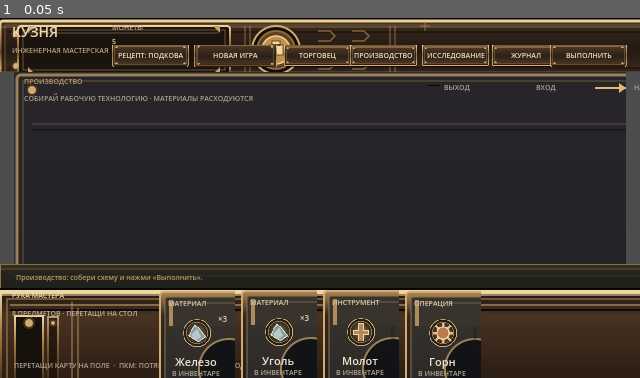
Above: before the commit, frame 1.
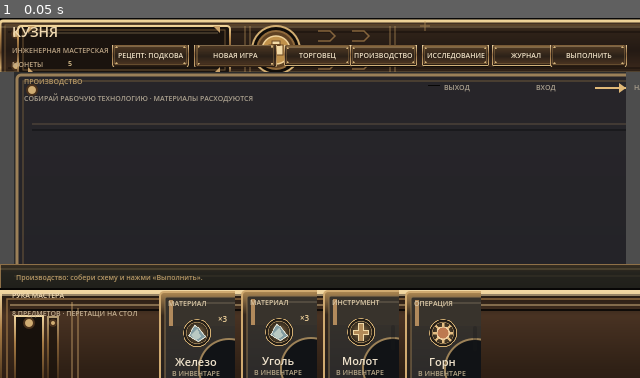
Above: after the commit, the same moment.

Repository: Blyaprint/new-1-bit-kuznya
Game: Godot game, scene res://scenes/board_prototype.tscn
The game is run twice, just before and just after one commit, with the same random seed, the same clock (stepped at 60 frames per second) and the same inputs.
Inputs:
- Up to frame 1 (0.05 s): no input

The runs differ from the first frame. In frame 1, 0.3% of the frame differs, in the area x 1-38%, y 1-98%.

Commit message:
Polish compact 640x360 HUD layout

Diff:
--- a/scenes/board_prototype.tscn
+++ b/scenes/board_prototype.tscn
@@ -186,7 +186,7 @@
 anchor_bottom = 1.0
 offset_left = 12.0
 offset_top = -88.0
-offset_right = 180.0
+offset_right = 140.0
 offset_bottom = -72.0
 theme_override_colors/font_color = Color(0.94, 0.85, 0.69, 1)
 theme_override_font_sizes/font_size = 7
@@ -197,7 +197,7 @@
 anchor_bottom = 1.0
 offset_left = 12.0
 offset_top = -70.0
-offset_right = 180.0
+offset_right = 140.0
 offset_bottom = -58.0
 theme_override_colors/font_color = Color(0.76, 0.68, 0.56, 1)
 theme_override_font_sizes/font_size = 7
@@ -207,11 +207,12 @@
 anchor_top = 1.0
 anchor_bottom = 1.0
 offset_left = 14.0
-offset_top = -18.0
+offset_top = 248.0
 offset_right = -14.0
-offset_bottom = -3.0
-theme_override_colors/font_color = Color(0.67, 0.63, 0.56, 1)
-theme_override_font_sizes/font_size = 7
+offset_bottom = 266.0
+theme_override_colors/font_color = Color(0.67, 0.63, 0.56, 1)
+theme_override_font_sizes/font_size = 7
+visible = false
 mouse_filter = 2
 
 [node name="ModalLayer" parent="." instance=ExtResource("8")]
@@ -322,20 +323,20 @@
 mouse_filter = 2
 
 [node name="MoneyCaption" type="Label" parent="."]
-offset_left = 112.0
-offset_top = 4.0
-offset_right = 180.0
-offset_bottom = 17.0
+offset_left = 12.0
+offset_top = 41.0
+offset_right = 64.0
+offset_bottom = 53.0
 theme_override_colors/font_color = Color(0.74, 0.65, 0.52, 1)
 theme_override_font_sizes/font_size = 7
 text = "МОНЕТЫ"
 mouse_filter = 2
 
 [node name="MoneyValue" type="Label" parent="."]
-offset_left = 112.0
-offset_top = 18.0
-offset_right = 180.0
-offset_bottom = 40.0
+offset_left = 68.0
+offset_top = 40.0
+offset_right = 104.0
+offset_bottom = 53.0
 theme_override_colors/font_color = Color(0.94, 0.83, 0.61, 1)
 theme_override_font_sizes/font_size = 7
 mouse_filter = 2
